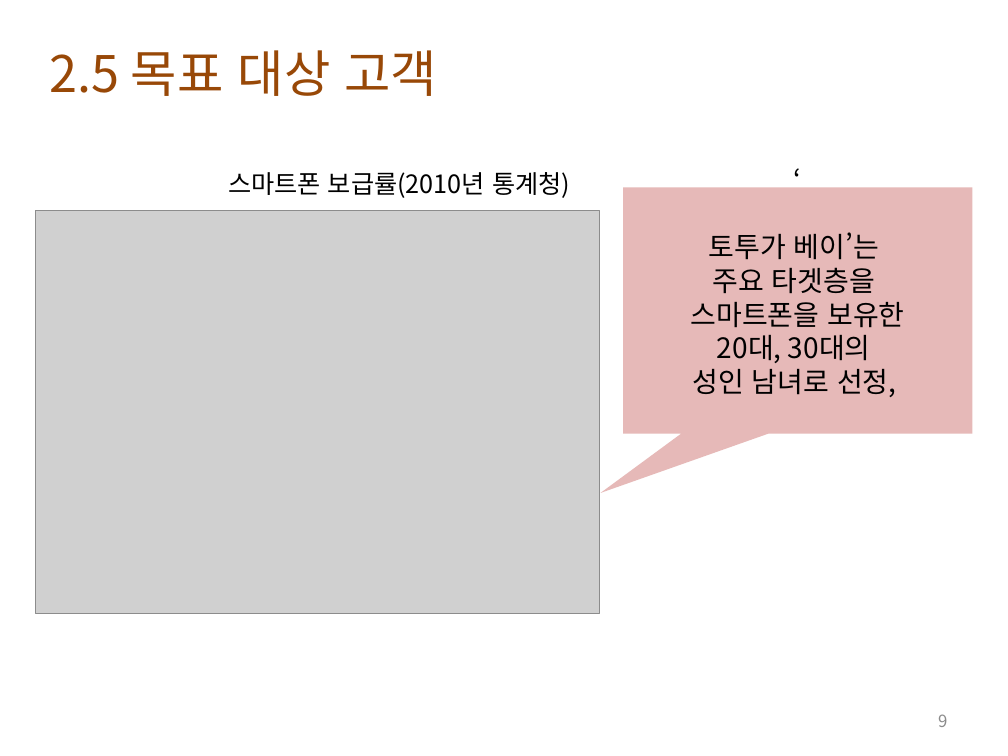
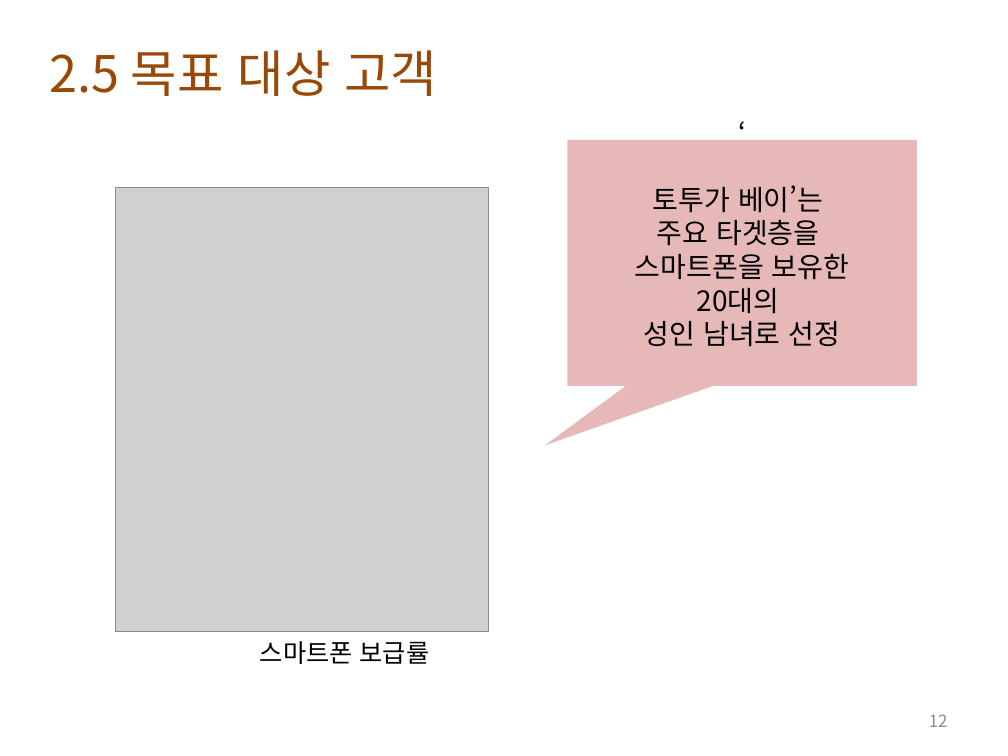
Before and after one commit to lge920904/planning_contest, a slide deck: slide 12 of tortuga bay 0.3.pptx (slide 9 before the commit). Drawn at 1008x756 pixels with LibreOffice and Linux fonts; fonts in the diff are those of the drawing; grey boxes stand for pictures; background and template pictures are left out. Boxes give left, top, right and bottom in pixels: in the first picture for what was removed or moved away, otherwise in the second. Text is boxed around its words. In the diff, an @@ line names an element or a change of style, - is before the commit and + after.

```diff
--- a/tortuga bay 0.3.pptx
+++ b/tortuga bay 0.3.pptx
@@ speech box "‘": place and size @@
-speech box "‘" at <box>623,187,972,433</box>
+speech box "‘" at <box>568,140,916,386</box>
@@ picture: place and size @@
-picture at <box>35,211,599,615</box>
+picture at <box>115,187,488,632</box>
@@ text in speech box at <box>644,288,841,347</box>: text changed @@
-20대, 30대의
-성인 남녀로 선정,
+20대의
+성인 남녀로 선정
@@ text at <box>260,641,430,664</box>: text changed @@
-스마트폰 보급률(2010년 통계청)
+스마트폰 보급률
@@ page number at <box>929,714,948,727</box>: text changed @@
-9
+12
```
Also in this commit, not shown: 4 other slides changed, 7 slides added, 3 slides removed, 2 other files.
